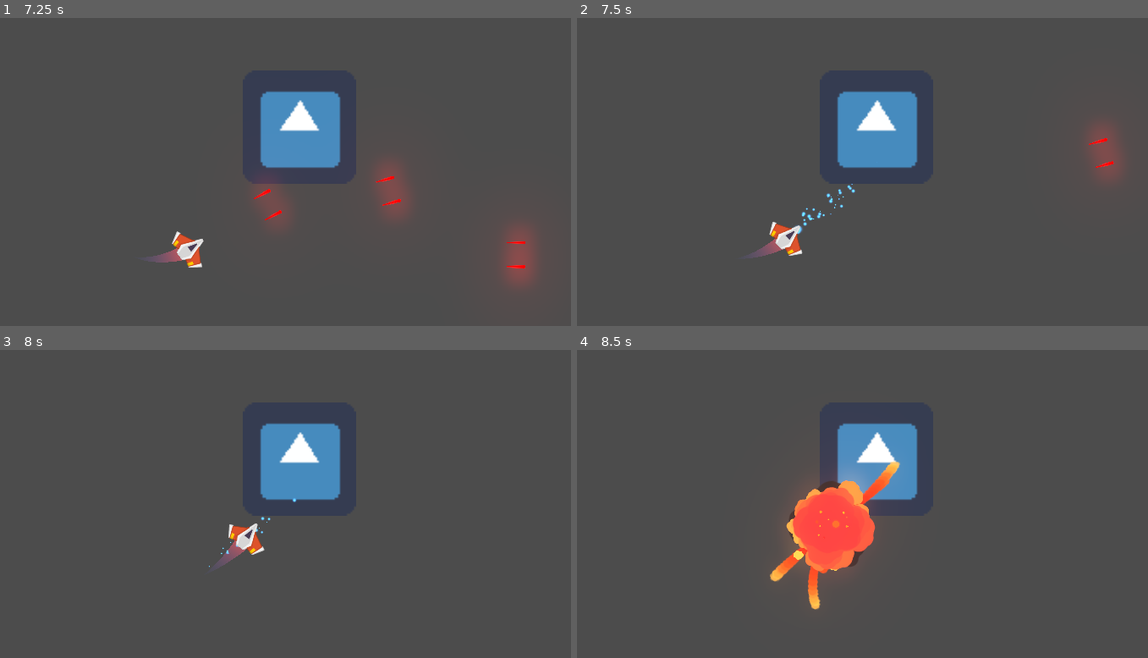
Above: before the commit, frames 1-4 (two rows, left to right).
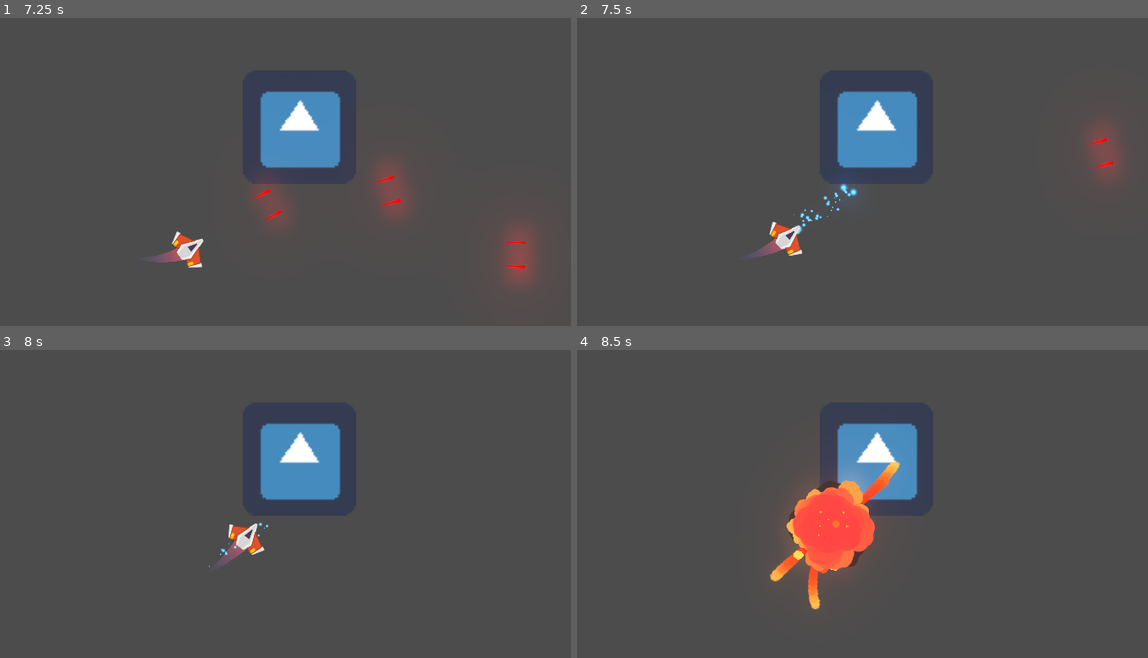
Above: after the commit, the same moments.

Repository: FernandoFranciscor333/Meteoritos_FernandoRomero
Game: Godot game, scene res://Juego/Niveles/NivelTest.tscn
Same seed, same stepped clock (60 frames per second), same inputs: the game is played once before the commit and once after it. The engine's default icon, where the game draws it, is replaced by a stand-in: a white triangle on a blue panel in a dark square.
Inputs (mouse positions are in pixels of both pictures, inside the frame that each line leads up to):
- Up to frame 1 (7.25 s): move the mouse to (251, 218) at 0.52 s; hold Space (disparo_principal) 0.53-1.28 s; hold W (mover_adelante) 0.53-2.03 s; move the mouse to (491, 199) at 1.27 s; click (491, 199) at 1.35 s; move the mouse to (85, 85) at 2.02 s; hold A (rotar_antihorario) 2.03-2.78 s; hold S (mover_atras) 2.03-4.28 s; move the mouse to (319, 144) at 2.77 s; tap D (rotar_horario) at 2.85, 5.85 s; move the mouse to (182, 48) at 3.52 s; hold Space (disparo_principal) 3.53-4.28 s; move the mouse to (433, 122) at 4.27 s; hold W (mover_adelante) from 4.28 s (still down); click (433, 122) at 4.35 s; move the mouse to (154, 162) at 5.02 s; hold A (rotar_antihorario) 5.03-5.78 s; move the mouse to (354, 58) at 5.77 s; move the mouse to (251, 218) at 6.52 s; hold Space (disparo_principal) from 6.53 s (still down)
- Up to frame 2 (7.5 s): keep holding W (mover_adelante); move the mouse to (1068, 199) at 7.27 s; release Space (disparo_principal) at 7.28 s; click (1068, 199) at 7.35 s
- Up to frame 3 (8 s): keep holding W (mover_adelante)
- Up to frame 4 (8.5 s): move the mouse to (662, 417) at 8.02 s; release W (mover_adelante) at 8.03 s; hold S (mover_atras) from 8.03 s (still down); hold A (rotar_antihorario) from 8.03 s (still down)

Frame 1 is identical in both runs. In frame 2, 0.3% of the frame differs, in the area x 37-50%, y 53-71%; in frame 3, less than 0.1%; in frame 4, nothing differs.

Commit message:
Daño láser (7.3)

Diff:
--- a/Meteoritos/Juego/Proyectiles/ProyectilNave.gd
+++ b/Meteoritos/Juego/Proyectiles/ProyectilNave.gd
@@ -1,9 +1,12 @@
 class_name Proyectil
 extends Area2D
 
+##Atributos export
+var danio:float = 2.0
+
 ##Atributos
 var velocidad:Vector2 = Vector2.ZERO
-var danio:float = 2.0
+
 
 ##Metodos
 func _physics_process(delta: float) -> void:
--- a/Meteoritos/Juego/Proyectiles/laser/LaserBeam2D.gd
+++ b/Meteoritos/Juego/Proyectiles/laser/LaserBeam2D.gd
@@ -11,10 +11,13 @@
 # Base duration of the tween animation in seconds.
 export var growth_time := 0.1
 
+export var radio_danio:float = 2
+
 # If `true`, the laser is firing.
 # It plays appearing and disappearing animations when it's not animating.
 # See `appear()` and `disappear()` for more information.
 var is_casting := false setget set_is_casting
+
 
 onready var fill := $FillLine2D
 onready var tween := $Tween
@@ -33,8 +36,7 @@
 
 func _physics_process(delta: float) -> void:
 	cast_to = (cast_to + Vector2.RIGHT * cast_speed * delta).limit_length(max_length)
-	cast_beam()
-
+	cast_beam(delta)
 
 func set_is_casting(cast: bool) -> void:
 	is_casting = cast
@@ -59,7 +61,7 @@
 
 # Controls the emission of particles and extends the Line2D to `cast_to` or the ray's
 # collision point, whichever is closest.
-func cast_beam() -> void:
+func cast_beam(delta:float) -> void:
 	var cast_point := cast_to
 
 	force_raycast_update()
@@ -69,6 +71,8 @@
 		cast_point = to_local(get_collision_point())
 		collision_particles.global_rotation = get_collision_normal().angle()
 		collision_particles.position = cast_point
+		if get_collider().has_method("recibir_danio"):
+			get_collider().recibir_danio(radio_danio * delta)
 
 	fill.points[1] = cast_point
 	beam_particles.position = cast_point * 0.5
--- a/Meteoritos/Juego/Proyectiles/laser/LaserBeam2D.tscn
+++ b/Meteoritos/Juego/Proyectiles/laser/LaserBeam2D.tscn
@@ -65,6 +65,8 @@
 z_as_relative = false
 enabled = true
 cast_to = Vector2( 0, 0 )
+collision_mask = 6
+collide_with_areas = true
 script = ExtResource( 1 )
 
 [node name="FillLine2D" type="Line2D" parent="."]
